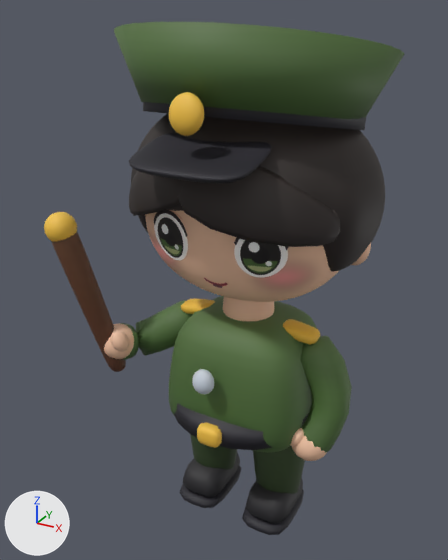
A saved change to the glTF model app/skin/models3/chars/c5.glb.
Camera for both pictures: a 50 mm camera at (0.545, -1.104, 1.125) aimed at (-0.066, 0.008, 0.569). Every picture has the same lights, and +X, +Y and +Z are marked at lower left. The older version comes first.

In view in the first picture: 'Body'.
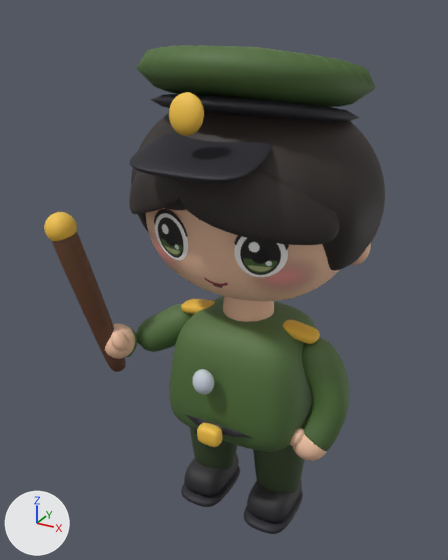
Where the change shows, as pixel boxes [x1, y1, x2, y2] in the pictures (448 x 560 px):
'Body', reshaped: before [44, 22, 404, 535]; after [44, 45, 385, 534]
part 1 of me_body_mesh, rebuilt (7% narrower, 11% shorter): before [120, 300, 193, 360]; after [126, 304, 194, 357]
part 2 of me_body_mesh, rebuilt: before [177, 166, 340, 247]; after [180, 167, 340, 245]
part 3 of me_body_mesh, rebuilt (18% narrower, 36% shorter): before [114, 22, 404, 120]; after [136, 45, 375, 107]
part 4 of me_body_mesh, rebuilt: before [143, 102, 366, 130]; after [150, 94, 359, 122]
part 5 of me_body_mesh, rebuilt: before [174, 403, 309, 450]; after [186, 415, 253, 438]
part 6 of me_body_mesh, cut back: before [44, 92, 369, 535]; after [44, 92, 369, 534]

The change in detail:
me_body_mesh is used by ob_body; location (0.0, 0.0, 0.0).
me_body_mesh had 10136 vertices, 20140 faces and spanned x -0.389..0.268, y -0.279..0.284, z 0.0..1.106.
me_body_mesh now has 40614 vertices, 81096 faces and spans x -0.388..0.263, y -0.278..0.248, z 0.0..1.068.
me_body_mesh part 1: the loose piece of 100 vertices spanning x -0.316..-0.123, y -0.138..0.042, z 0.361..0.496 is rebuilt with 422 vertices and now spans x -0.307..-0.128, y -0.135..0.035, z 0.368..0.488.
me_body_mesh part 2: the loose piece of 86 vertices spanning x -0.038..0.226, y -0.23..-0.094, z 0.744..0.903 is rebuilt with 338 vertices and now spans x -0.036..0.224, y -0.227..-0.096, z 0.747..0.897.
me_body_mesh part 3: the loose piece of 64 vertices spanning x -0.268..0.268, y -0.244..0.284, z 0.904..1.106 is rebuilt with 194 vertices and now spans x -0.226..0.226, y -0.212..0.232, z 0.935..1.068.
me_body_mesh part 4: the loose piece of 64 vertices spanning x -0.214..0.214, y -0.205..0.225, z 0.886..1.004 is rebuilt with 194 vertices and now spans x -0.201..0.201, y -0.188..0.208, z 0.903..0.987.
me_body_mesh part 5: the loose piece of 44 vertices spanning x -0.176..0.176, y -0.178..0.178, z 0.274..0.316 is rebuilt with 134 vertices and now spans x -0.163..0.163, y -0.164..0.164, z 0.275..0.315.
me_body_mesh part 6: 294 vertices moved within x -0.38..0.247, y -0.256..0.165, z 0.054..0.983; 6651 vertices removed from x -0.389..0.264, y -0.279..0.249, z 0.0..1.001; 35449 vertices added at x -0.388..0.263, y -0.278..0.248, z 0.0..1.001.
Other edits to the shape of me_body_mesh do not show in these pictures.
